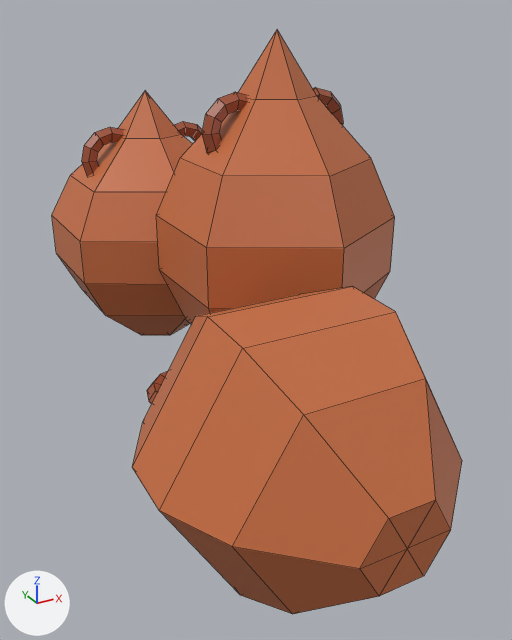
The FBX model models/Zones/09_SunkenRuins/Amphorae/Amphorae.fbx, before and after one commit.
Rendered twice from a 50 mm camera at (-1.33, -2.64, 0.96) aimed at (0.03, -0.16, -0.28). Arrows for +X, +Y and +Z are at lower left; the lights stay in place. The older version comes first. Mesh edges are drawn as thin lines.

Names of what the first picture shows: 'Amphorae'.
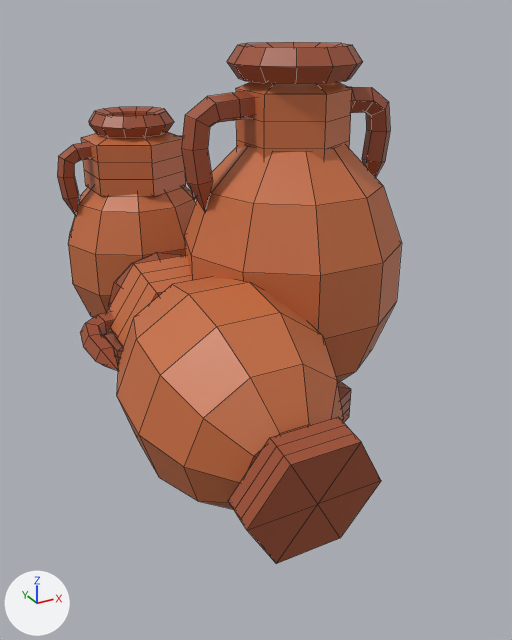
The change, as a diff of the scene's bpy script:
```diff
--- a/models/Zones/09_SunkenRuins/Amphorae/Amphorae.fbx.py
+++ b/models/Zones/09_SunkenRuins/Amphorae/Amphorae.fbx.py
@@ me_amphorae @@
 # used by ob_amphorae; location = (0.0, 0.0, 0.0)
-me_amphorae.from_pydata(...)  # 474 vertices, 486 faces; spans x -0.76..0.76, y -1.48..1.48, z -0.88..0.88
+me_amphorae.from_pydata(...)  # 714 vertices, 780 faces; spans x -0.7..0.7, y -1.17..1.17, z -0.83..0.83
+# me_amphorae part 1: a new loose piece, a UV sphere (10 segments, 7 rings, poles along z) spanning x -0.25..0.68, y -0.58..0.31, z -0.68..0.52, in mat_amphorae_mat (picture img_amphorae_texture_png)
+# me_amphorae part 2: the loose piece of 60 vertices spanning x -0.17..0.15, y -0.58..-0.26, z -0.42..-0.35 is scaled about its middle by 1.67, then moved by (0.23, 0.29, 1.15)
+# me_amphorae part 3: a new loose piece, a UV sphere (10 segments, 7 rings, poles along z) spanning x -0.51..0.24, y 0.46..1.17, z -0.71..0.25, in mat_amphorae_mat (picture img_amphorae_texture_png)
+# me_amphorae part 4: the loose piece of 60 vertices spanning x -0.57..-0.25, y -0.58..-0.26, z -0.42..-0.35 is scaled about its middle by 1.33, then moved by (0.28, 1.24, 0.83)
+# me_amphorae part 5: the loose piece of 60 vertices spanning x -0.07..0.25, y 0.09..0.16, z 0.32..0.64 is turned 10 degrees about the x axis through its middle and scaled by 1.42, then moved by (-0.37, 0.08, -0.72)
+# me_amphorae part 6: the loose piece of 38 vertices spanning x -0.76..0.34, y -1.48..-0.07, z -0.88..0.08 is rebuilt with 62 vertices and now spans x -0.68..0.11, y -1.01..0.0, z -0.76..0.03
+# me_amphorae part 7: the loose piece of 60 vertices spanning x -0.37..-0.05, y 0.89..0.96, z 0.1..0.41 is deleted
+# me_amphorae part 8: the loose piece of 60 vertices spanning x 0.03..0.35, y 0.89..0.96, z 0.1..0.41 is deleted
+# me_amphorae part 9: the loose piece of 60 vertices spanning x 0.33..0.65, y 0.09..0.16, z 0.32..0.64 is deleted
+# me_amphorae part 10: 76 vertices removed from x -0.49..0.76, y -0.42..1.48, z -0.72..0.88; 322 vertices added at x -0.7..0.7, y -0.43..1.07, z -0.83..0.77
+# me_amphorae part 11: 26 vertices added at x -0.54..-0.03, y -1.17..-0.97, z -0.69..-0.24
 me_amphorae.materials.append(mat_amphorae_mat)
```

Where the change shows, as pixel boxes (x1, y1, x2, y2) in the pictures (512 x 640 px; the box of a moved part takes in the faces that stretch with it):
'Amphorae', reshaped (16% narrower, 11% shorter)
    before: (52, 30, 462, 614)
    after: (57, 42, 402, 564)
part 1 of me_amphorae, added (brown)
    after: (184, 146, 402, 383)
part 2 of me_amphorae, moved or reshaped (not visible before)
    after: (227, 42, 363, 84)
part 3 of me_amphorae, added (brown)
    after: (68, 187, 195, 318)
part 4 of me_amphorae, moved or reshaped (mostly hidden before)
    before: (147, 371, 168, 404)
    after: (89, 107, 174, 138)
part 5 of me_amphorae, moved or reshaped
    before: (202, 92, 248, 154)
    after: (108, 252, 182, 308)
part 6 of me_amphorae, rebuilt (31% narrower, 29% shorter)
    before: (132, 286, 462, 614)
    after: (117, 277, 344, 509)
part 7 of me_amphorae, deleted (brown)
    before: (82, 127, 124, 176)
part 8 of me_amphorae, deleted
    before: (174, 121, 202, 141)
part 9 of me_amphorae, deleted (brown)
    before: (312, 87, 343, 125)
part 10 of me_amphorae, built on
    before: (52, 30, 395, 335)
    after: (57, 82, 390, 422)
part 11 of me_amphorae, added (brown)
    after: (228, 417, 381, 564)
